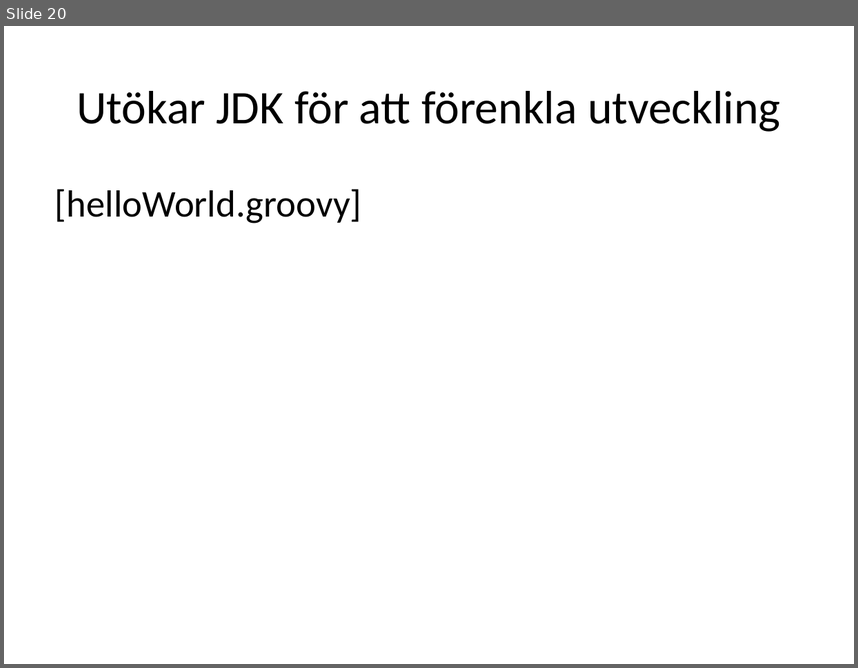
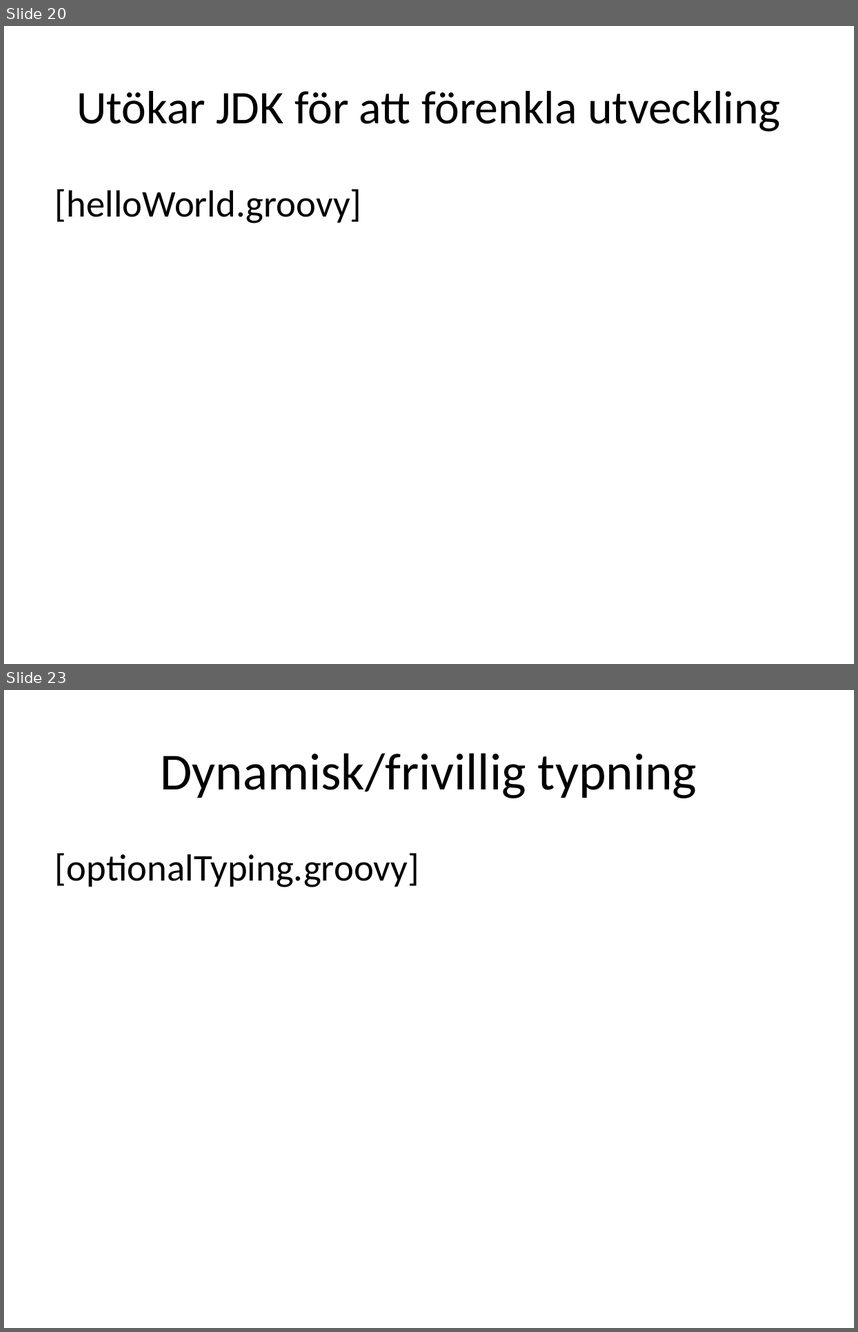
Before and after one commit to me97esn/groovyseminarium, a slide deck: groovyseminarie/dokument/groovyseminarium_source.pptx. Shown one above the other, each under a label of ours: slide 20 before the commit, slides 20 and 23 after it; the slides between them are not shown. The pictures are 858x668 and 858x1332 pixels, drawn with LibreOffice and Linux fonts; fonts in the diff are those of the drawing. Boxes give left, top, right and bottom in pixels: in the first picture for what was removed or moved away, otherwise in the second. Text is boxed around its words. In the diff, an @@ line names an element or a change of style, - is before the commit and + after.

```diff
--- a/groovyseminarie/dokument/groovyseminarium_source.pptx
+++ b/groovyseminarie/dokument/groovyseminarium_source.pptx
@@ slide 23 added at (4, 690, 854, 1328), background #FFFFFF @@
@@ title added at (160, 753, 697, 798), 44 pt, text #000000 @@
+Dynamisk/frivillig typning
@@ text added at (55, 853, 419, 887), 32 pt, text #000000 @@
+[optionalTyping.groovy]
```
Also in this commit, not shown: 6 slides changed, 8 other slides added, 6 other files.
